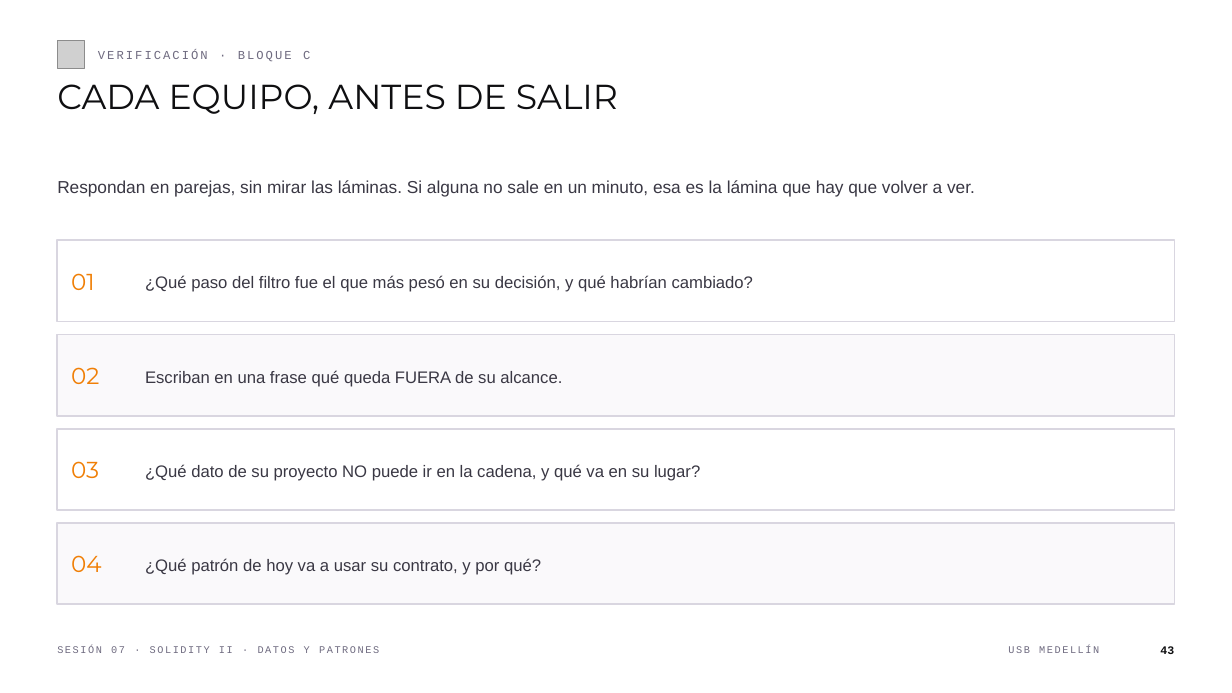
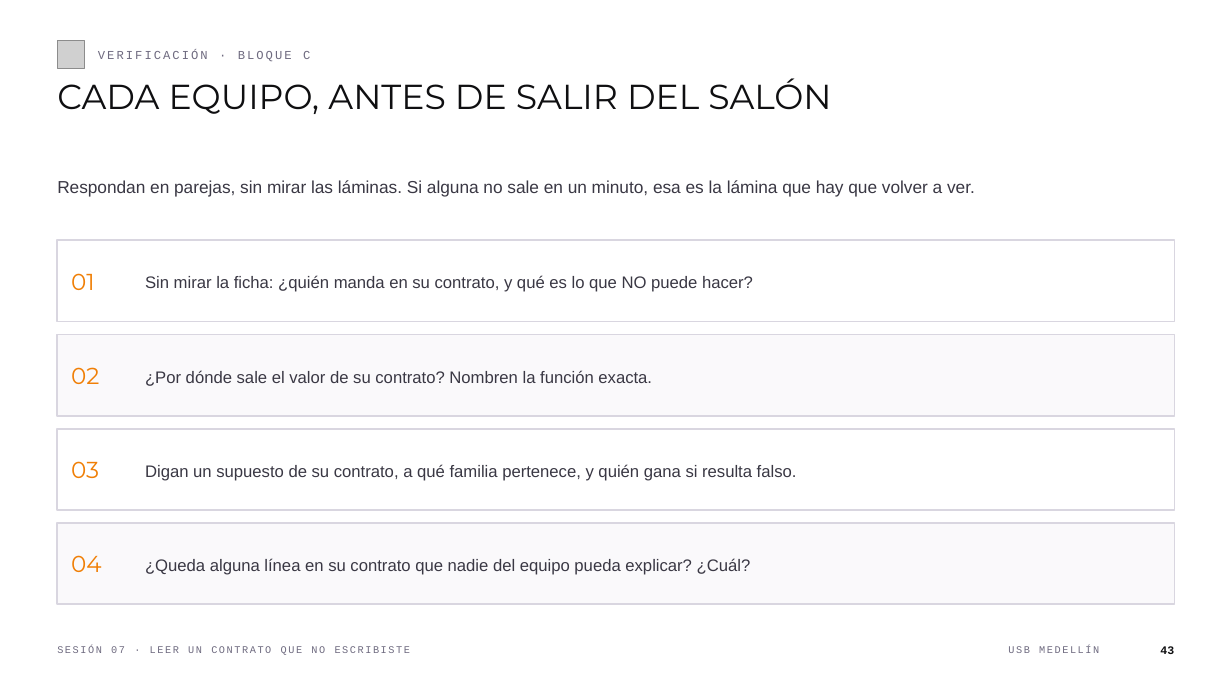
Before and after one commit to andresdapena81/curso-blockchain-web3-usb, a slide deck: slide 43 of material/Sesion-07-Blockchain-Web3.pptx. Drawn at 1232x693 pixels with LibreOffice and Linux fonts; fonts in the diff are those of the drawing; grey boxes stand for pictures. Boxes give left, top, right and bottom in pixels: in the first picture for what was removed or moved away, otherwise in the second. Text is boxed around its words. In the diff, an @@ line names an element or a change of style, - is before the commit and + after.

```diff
--- a/material/Sesion-07-Blockchain-Web3.pptx
+++ b/material/Sesion-07-Blockchain-Web3.pptx
@@ text at (x1=57, y1=78, x2=831, y2=114): text changed @@
-CADA EQUIPO, ANTES DE SALIR
+CADA EQUIPO, ANTES DE SALIR DEL SALÓN
@@ text at (x1=145, y1=275, x2=753, y2=292): text changed @@
-¿Qué paso del filtro fue el que más pesó en su decisión, y qué habrían cambiado?
+Sin mirar la ficha: ¿quién manda en su contrato, y qué es lo que NO puede hacer?
@@ text at (x1=145, y1=370, x2=652, y2=386): text changed @@
-Escriban en una frase qué queda FUERA de su alcance.
+¿Por dónde sale el valor de su contrato? Nombren la función exacta.
@@ text at (x1=145, y1=464, x2=797, y2=481): text changed @@
-¿Qué dato de su proyecto NO puede ir en la cadena, y qué va en su lugar?
+Digan un supuesto de su contrato, a qué familia pertenece, y quién gana si resulta falso.
@@ text at (x1=145, y1=558, x2=751, y2=575): text changed @@
-¿Qué patrón de hoy va a usar su contrato, y por qué?
+¿Queda alguna línea en su contrato que nadie del equipo pueda explicar? ¿Cuál?
@@ text at (x1=57, y1=646, x2=410, y2=655): text changed @@
-SESIÓN 07 · SOLIDITY II · DATOS Y PATRONES
+SESIÓN 07 · LEER UN CONTRATO QUE NO ESCRIBISTE
```
Also in this commit, not shown: 12 other slides changed, 32 slides added, 32 slides removed, 14 other files.
